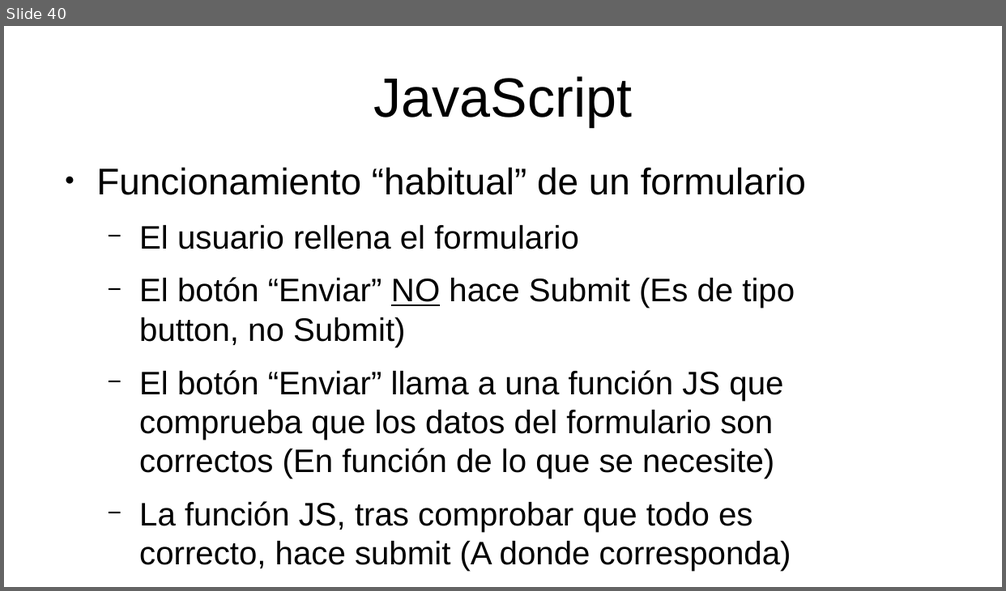
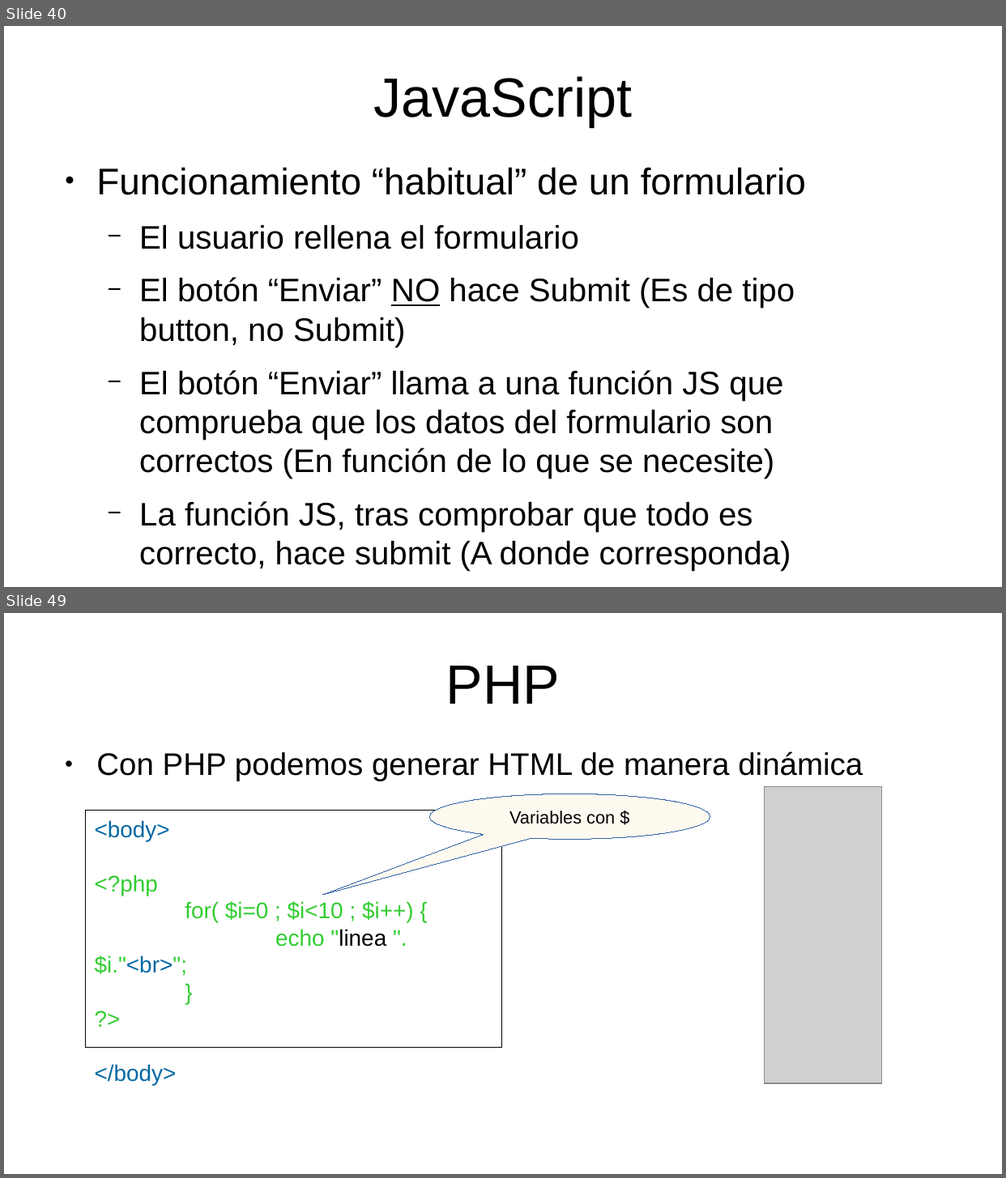
Before and after one commit to mikel-egana-aranguren/EHU-SGSSI-01, a slide deck: SistemasWeb/SistemasWeb.odp. Shown one above the other, each under a label of ours: slide 40 before the commit, slides 40 and 49 after it; the slides between them are not shown. The pictures are 1006x591 and 1006x1178 pixels, drawn with LibreOffice and Linux fonts; fonts in the diff are those of the drawing; grey boxes stand for pictures; background and template pictures are left out. Boxes give left, top, right and bottom in pixels: in the first picture for what was removed or moved away, otherwise in the second. Text is boxed around its words. In the diff, an @@ line names an element or a change of style, - is before the commit and + after.

```diff
--- a/SistemasWeb/SistemasWeb.odp
+++ b/SistemasWeb/SistemasWeb.odp
@@ slide 49 added at (x1=4, y1=613, x2=1002, y2=1174), background #FFFFFF @@
@@ title added at (x1=446, y1=666, x2=560, y2=704), 44 pt, text #000000 @@
+PHP
@@ text added at (x1=96, y1=752, x2=863, y2=781), 24.8 pt, text #000000 @@
+● Con PHP podemos generar HTML de manera dinámica
@@ speech bubble added at (x1=429, y1=794, x2=710, y2=839), fill #FFFAF0, outline #3465A4 0 pt, 14 pt, text #000000 @@
+Variables con $
@@ picture added at (x1=765, y1=787, x2=882, y2=1084) @@
@@ rectangle added at (x1=86, y1=811, x2=502, y2=1048), outline #000000 0 pt, 18 pt, text #32CD32 @@
+<body>
+<?php
+for( $i=0 ; $i<10 ; $i++) {
+echo "linea ".$i."<br>";
+}
+?>
+</body>
```
Also in this commit, not shown: 17 other slides added, 20 other files.
